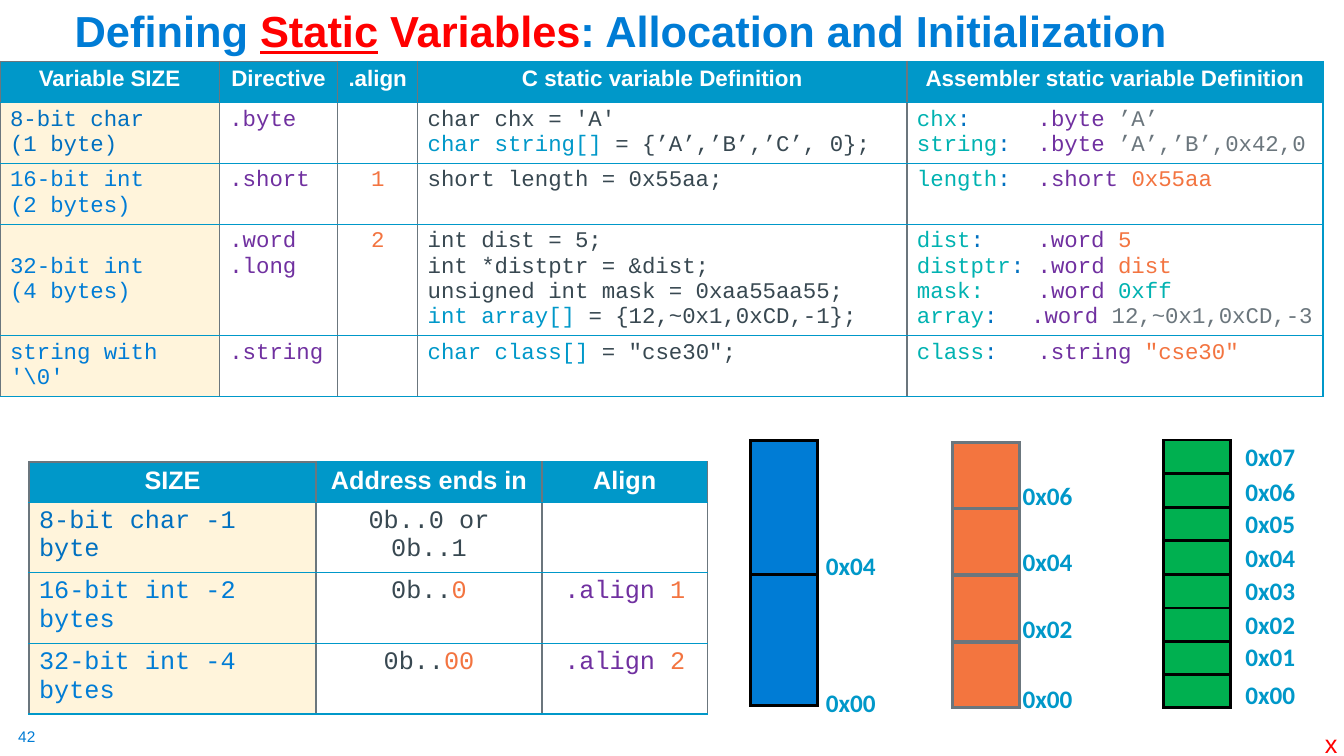
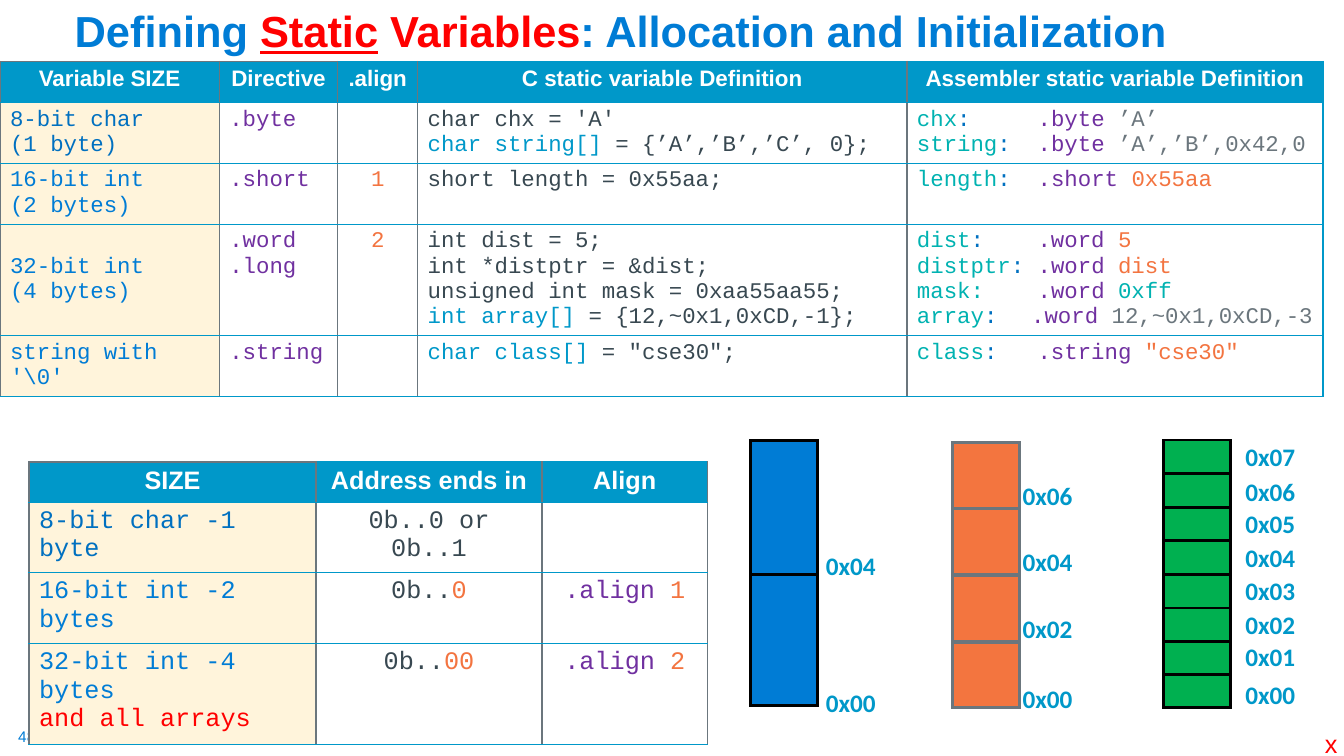
Before and after one commit to cse30-sp24/Muller-Slides, a slide deck: slide 48 of 06-Arm-Part3.pptx (slide 42 before the commit). Drawn at 1344x756 pixels with LibreOffice and Linux fonts; fonts in the diff are those of the drawing. Boxes give left, top, right and bottom in pixels: in the first picture for what was removed or moved away, otherwise in the second. Text is boxed around its words. In the diff, an @@ line names an element or a change of style, - is before the commit and + after.

```diff
--- a/06-Arm-Part3.pptx
+++ b/06-Arm-Part3.pptx
@@ table at (x1=29, y1=462, x2=708, y2=736) @@
-row 4, column 1: 32-bit int -4 bytes
+row 4, column 1: 32-bit int -4 bytes / and all arrays
@@ page number at (x1=18, y1=729, x2=35, y2=745): text changed @@
-42
+48
```
Also in this commit, not shown: 9 other slides changed, 12 slides added, 1 other file.
